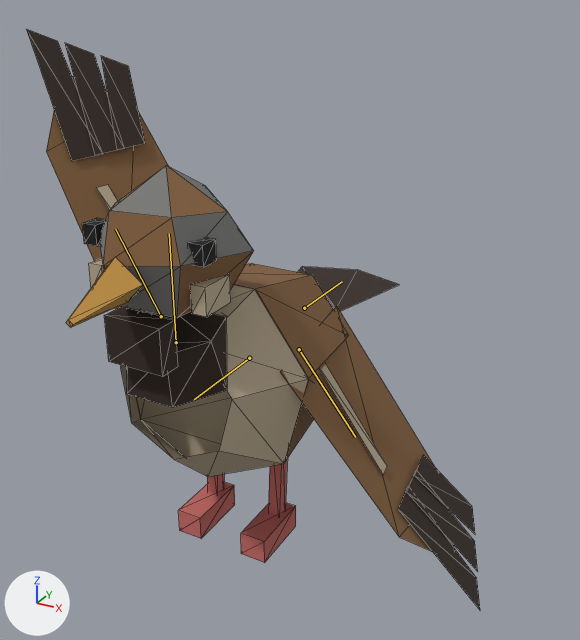
Before and after pictures for a commit that changed the glTF model game/assets/modelle/vogel_spatz.glb.
Both versions are drawn from a camera (50 mm lens) standing at (0.235, -0.376, 0.335) and looking at (0.021, 0.014, 0.14). Arrows for +X, +Y and +Z are at lower left; the lights stay in place. The picture after the commit comes second. Both versions are drawn at frame 7 of the action 'Fliegen'; the numbers are the values there. The bones that bend it are drawn over the model as lines. Mesh edges are drawn as thin lines.

In view in the first picture: 'Vogel'.
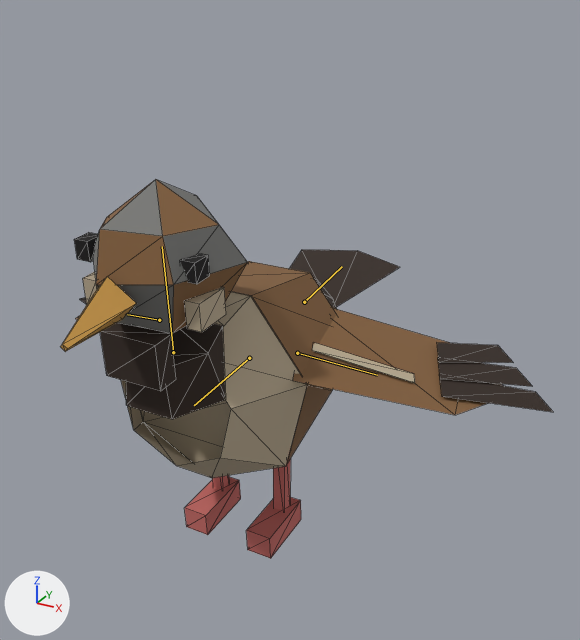
Diff of the bpy script that builds the scene:
```diff
--- a/game/assets/modelle/vogel_spatz.glb.py
+++ b/game/assets/modelle/vogel_spatz.glb.py
@@ bone_koerper @@
 bone_koerper = bpy.data.objects['Skelett'].pose.bones['Koerper']
-bone_koerper.rotation_quaternion = (1.0, 0.0, 0.0, 0.0)  # degrees (0, 0, 0)
+bone_koerper.rotation_quaternion = (0.999, -0.032, 0.0, 0.0)  # degrees (-4, 0, 0)
@@ bone_fluegel_l @@
 bone_fluegel_l = bpy.data.objects['Skelett'].pose.bones['Fluegel_L']  # child of 'Koerper'
-bone_fluegel_l.rotation_quaternion = (0.885, -0.461, -0.032, 0.062)  # degrees (-55, 0, 8)
-bone_fluegel_l.scale = (1.0, 1.0, 1.0)
+bone_fluegel_l.rotation_quaternion = (0.97, -0.137, -0.028, 0.197)  # degrees (-16, 0, 23)
+bone_fluegel_l.scale = (1.0, 0.77, 1.0)
@@ bone_fluegel_r @@
 bone_fluegel_r = bpy.data.objects['Skelett'].pose.bones['Fluegel_R']  # child of 'Koerper'
-bone_fluegel_r.rotation_quaternion = (0.885, 0.461, -0.032, -0.062)  # degrees (55, 0, -8)
-bone_fluegel_r.scale = (1.0, 1.0, 1.0)
+bone_fluegel_r.rotation_quaternion = (0.97, -0.137, 0.028, -0.197)  # degrees (-16, 0, -23)
+bone_fluegel_r.scale = (1.0, 0.77, 1.0)
@@ bone_schwanz @@
 bone_schwanz = bpy.data.objects['Skelett'].pose.bones['Schwanz']  # child of 'Koerper'
-bone_schwanz.rotation_quaternion = (0.999, -0.052, 0.0, 0.0)  # degrees (-6, 0, 0)
+bone_schwanz.rotation_quaternion = (-1.0, 0.02, 0.0, 0.0)  # degrees (-2, 0, 0)
```

Boxes [x1, y1, x2, y2] around the edits, measured in the pictures (580 x 640 px):
'Vogel', posed (9% wider, 35% shorter): before [27, 29, 480, 610]; after [61, 179, 553, 558]
bone 'Koerper', root to tip: before (249, 358) to (194, 399); after (249, 358) to (194, 405)
bone 'Fluegel_L', root to tip: before (299, 349) to (355, 437); after (297, 353) to (377, 375)
bone 'Fluegel_R', root to tip: before (161, 316) to (115, 229); after (159, 320) to (127, 314)
bone 'Schwanz', root to tip: before (304, 308) to (342, 281); after (304, 302) to (342, 266)
